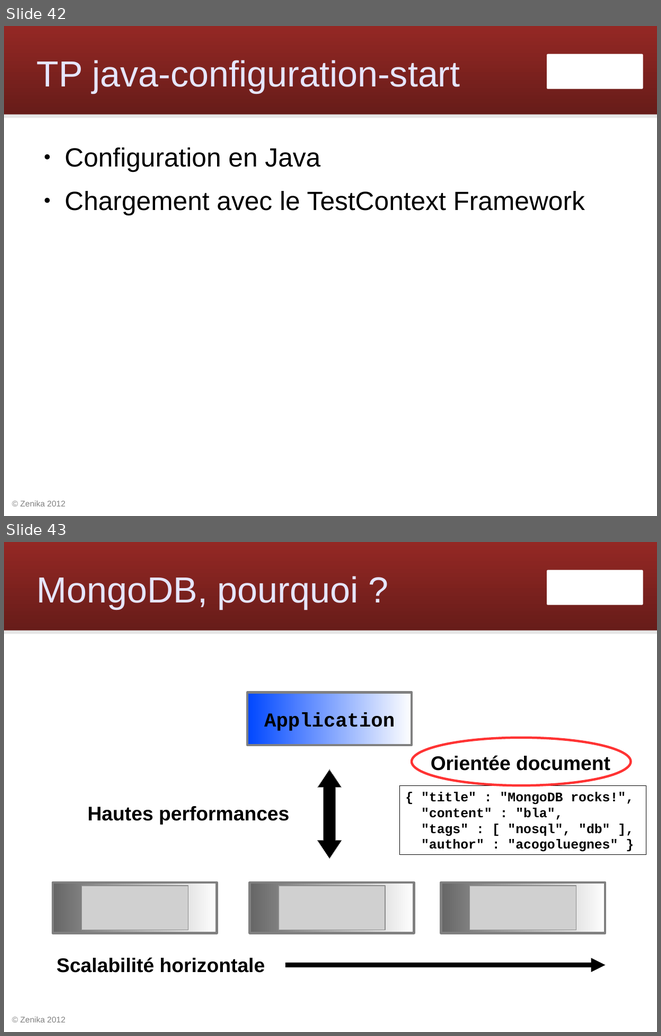
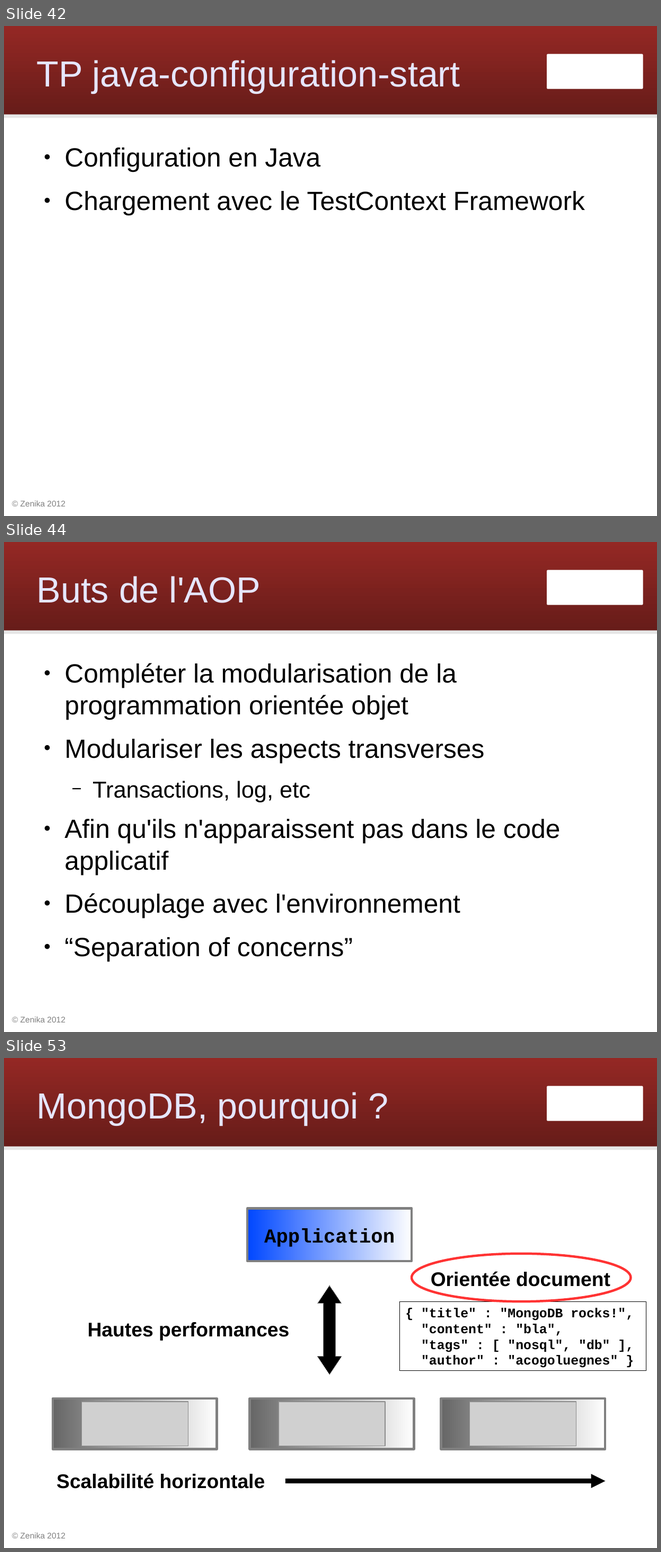
Before and after one commit to Zenika/workshop-spring-core, a slide deck: spring-workshop.odp. Shown one above the other, each under a label of ours: slides 42 and 43 before the commit, slides 42, 44 and 53 after it; the slides between them are not shown. The pictures are 661x1036 and 661x1552 pixels, drawn with LibreOffice and Linux fonts; fonts in the diff are those of the drawing; grey boxes stand for pictures; background and template pictures are left out. Boxes give left, top, right and bottom in pixels: in the first picture for what was removed or moved away, otherwise in the second. Text is boxed around its words. In the diff, an @@ line names an element or a change of style, - is before the commit and + after.

```diff
--- a/spring-workshop.odp
+++ b/spring-workshop.odp
@@ slide 44 added at [4, 542, 657, 1032], background #FFFFFF; not listed: 4 template elements that a slide beside it also shows @@
@@ title added at [37, 576, 261, 603], 44 pt, text #E6E6FF @@
+Buts de l'AOP
@@ text added at [64, 663, 560, 918], 32 pt, text #000000 @@
+● Compléter la modularisation de la programmation orientée objet
+● Modulariser les aspects transverses
+  − Transactions, log, etc
+● Afin qu'ils n'apparaissent pas dans le code applicatif
+● Découplage avec l'environnement
+● “Separation of concerns”
@@ what was slide 43 is now slide 53 @@
```
Also in this commit, not shown: 9 other slides added.
